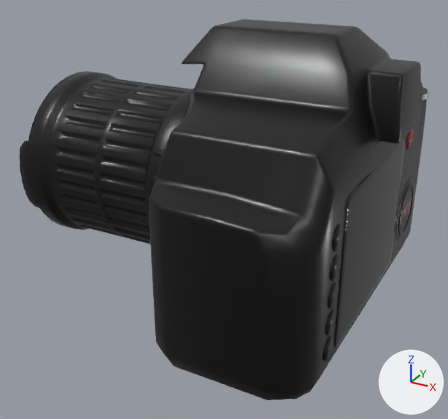
What one commit did to the glTF model src/assets/3d/camera.glb.
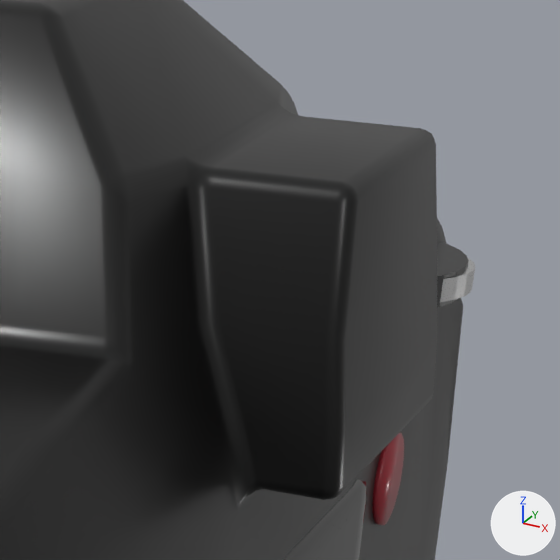
The first picture shows the older version from a 50 mm lens placed at (0.863, -1.763, 0.72), pointed at (-0.038, -0.124, -0.1). The close-ups show both versions on the part from 72% to 100% of the width and 8% to 37% of the height of that picture; other places that the commit changed are outside them. The lights are fixed; the arrows at lower right show +X, +Y and +Z. Where no turn or scale is listed for an object, it has been applied to the vertices. Vertices at the same position are counted once.

The first close-up shows 'Camera'.
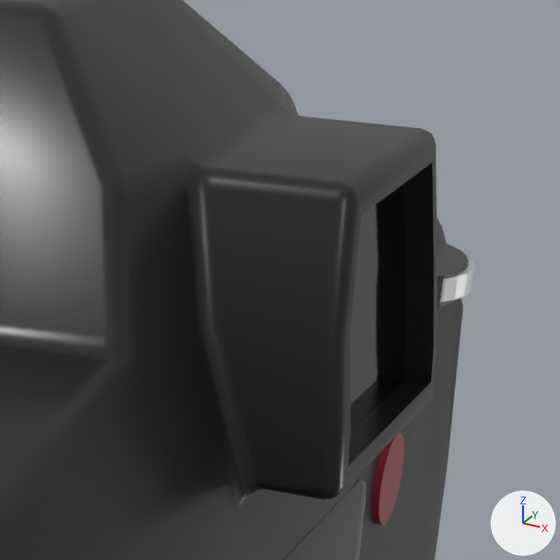
Pixel boxes [x1, y1, x2, y2] of what changed, in the close-ups (560 x 560 px):
'Camera', surface changed, reshaped: [0, 0, 475, 560] in both
part 1 of me_cylinder_019, built on: [343, 146, 437, 486] in both

Edits to the bpy script that builds the scene:
```text
Change mat_material_006:
    mat_material_006.roughness: 0.191 -> 0.455
Change me_cylinder_019:
    used by ob_camera; location = (0.0, 0.0, 0.0)
    remove me_cylinder_019.from_pydata(...)  # 8745 vertices, 17434 faces; spans x -0.703..0.517, y -0.641..0.496, z -0.361..0.488
    add me_cylinder_019.from_pydata(...)  # 8761 vertices, 17466 faces; spans x -0.703..0.517, y -0.641..0.496, z -0.361..0.488
    me_cylinder_019 part 1
    6 faces are deleted
    16 vertices are added at x 0.486..0.516, y -0.176..0.03, z 0.244..0.385
    32 new faces join them, mat_material_001 (black #191919)
    6 new faces join them, mat_material_007 (black #000000)
```
